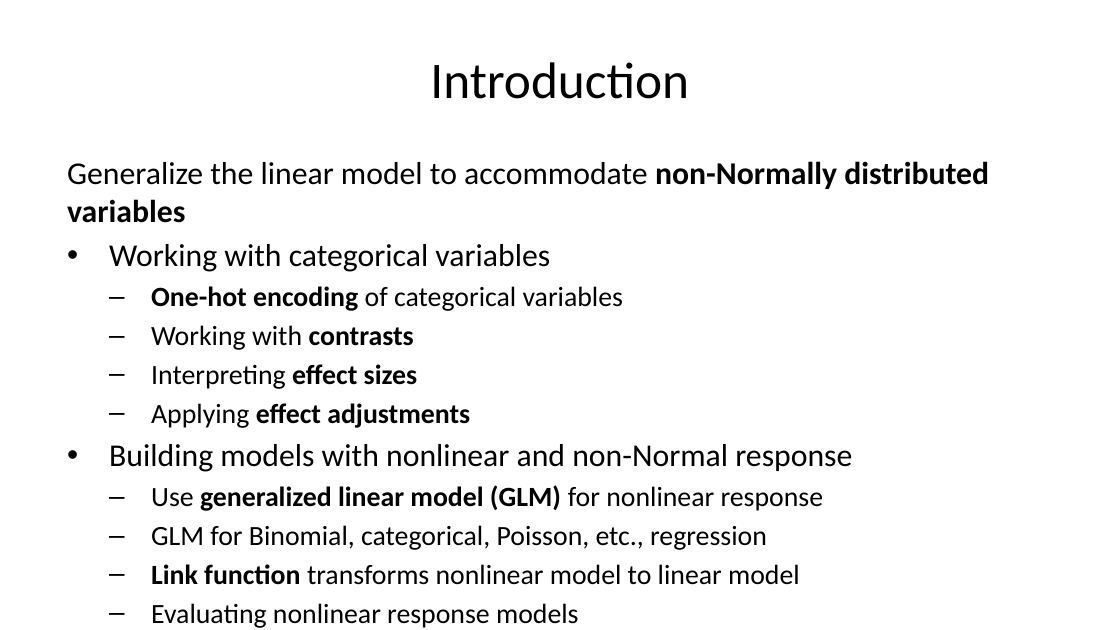
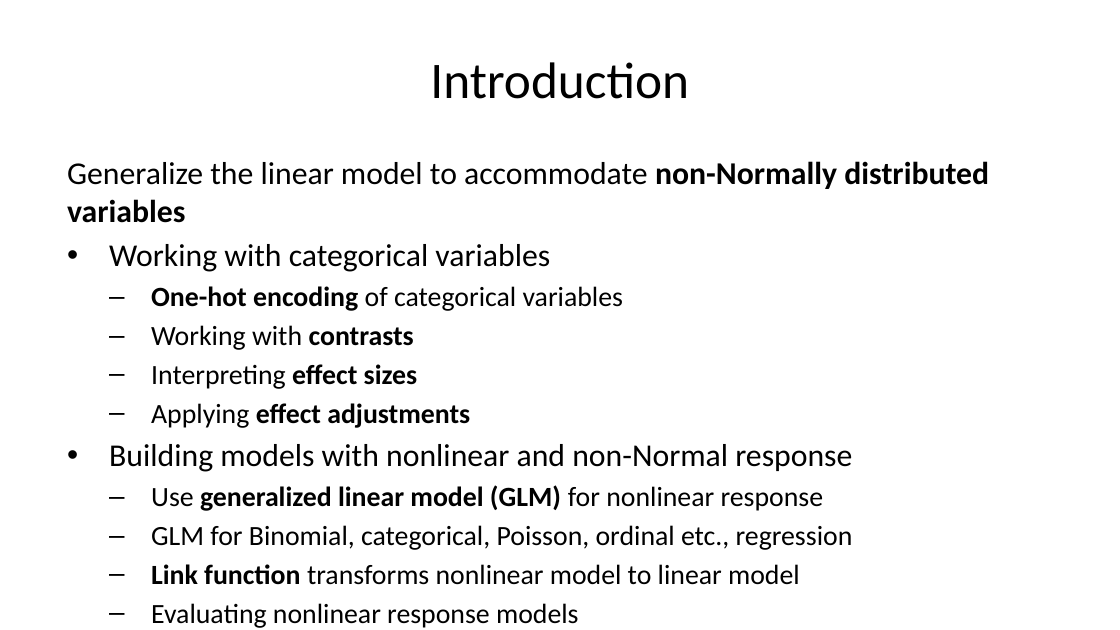
Before and after one commit to StephenElston/CSCI-E-83, a slide deck: slide 7 of LectureSlides/09_GeneralizingTheLinearModel.pptx. Drawn at 1120x630 pixels with LibreOffice and Linux fonts; fonts in the diff are those of the drawing. Boxes give left, top, right and bottom in pixels: in the first picture for what was removed or moved away, otherwise in the second. Text is boxed around its words. In the diff, an @@ line names an element or a change of style, - is before the commit and + after.

```diff
--- a/LectureSlides/09_GeneralizingTheLinearModel.pptx
+++ b/LectureSlides/09_GeneralizingTheLinearModel.pptx
@@ text at [151, 525, 853, 550]: text changed @@
-  – GLM for Binomial, categorical, Poisson, etc., regression
+  – GLM for Binomial, categorical, Poisson, ordinal etc., regression
```
Also in this commit, not shown: 13 other slides changed.
